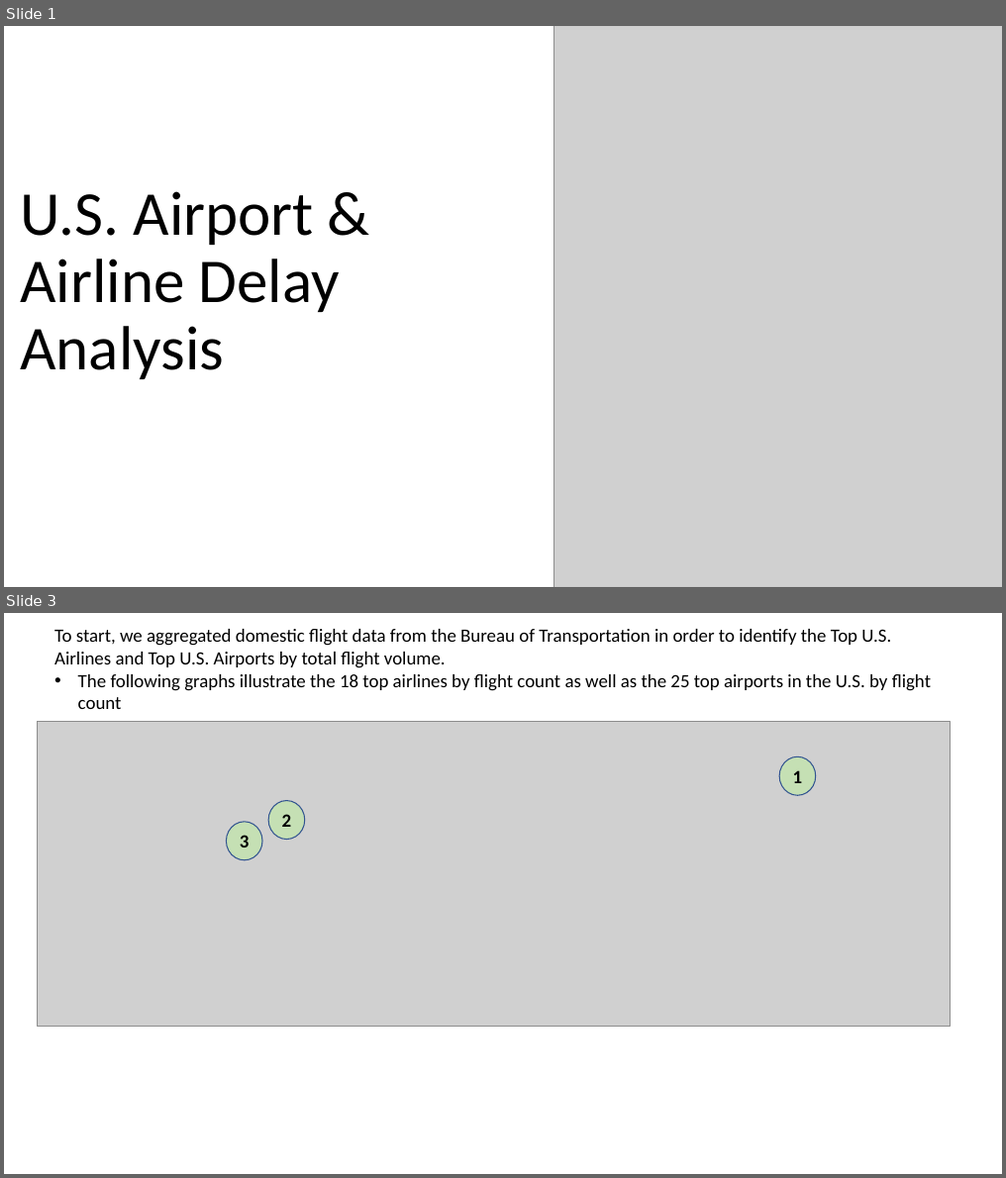
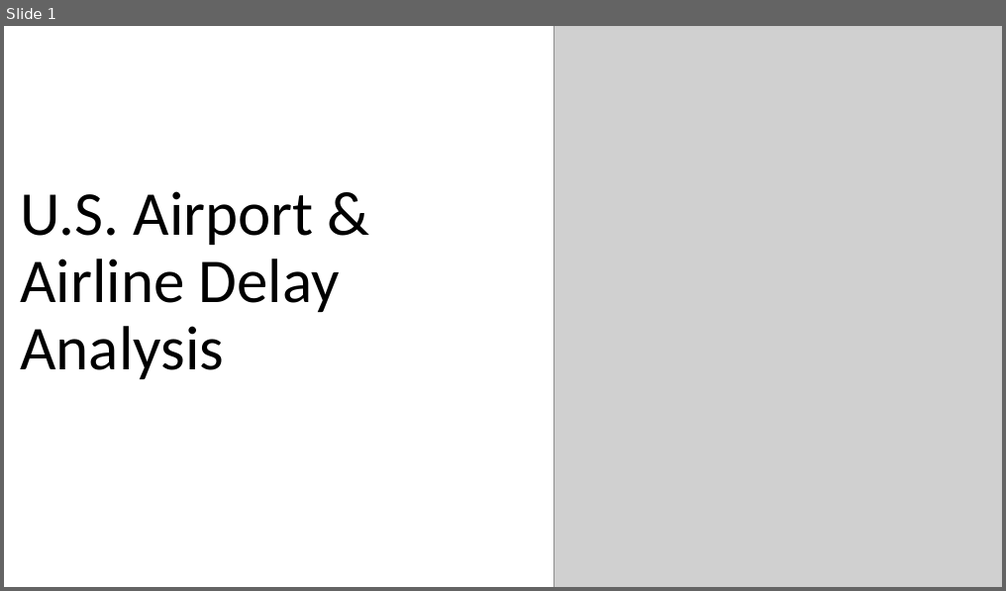
Before and after one commit to bishdj22/Project-1-FlightAnalysis, a slide deck: Project-1-AirportAirlineAnalysis-dec2019.pptx. Shown one above the other, each under a label of ours: slides 1 and 3 before the commit, slide 1 after it; the slides between them are not shown. The pictures are 1006x1178 and 1006x591 pixels, drawn with LibreOffice and Linux fonts; fonts in the diff are those of the drawing; grey boxes stand for pictures. Boxes give left, top, right and bottom in pixels: in the first picture for what was removed or moved away, otherwise in the second. Text is boxed around its words. In the diff, an @@ line names an element or a change of style, - is before the commit and + after.

```diff
--- a/Project-1-AirportAirlineAnalysis-dec2019.pptx
+++ b/Project-1-AirportAirlineAnalysis-dec2019.pptx
@@ slide 3 removed at [4, 613, 1002, 1174], background #FFFFFF @@
@@ text removed at [54, 629, 931, 709] @@
-To start, we aggregated domestic flight data from the Bureau of Transportation in order to identify the Top U.S. Airlines and Top U.S. Airports by total flight volume.
-• The following graphs illustrate the 18 top airlines by flight count as well as the 25 top airports in the U.S. by flight count
@@ picture removed at [38, 722, 950, 1026] @@
@@ ellipse removed at [779, 757, 816, 796] @@
-1
@@ ellipse removed at [268, 801, 304, 840] @@
-2
@@ ellipse removed at [227, 822, 262, 861] @@
-3
```
Also in this commit, not shown: 2 slides changed, 4 slides added, 5 other files.
